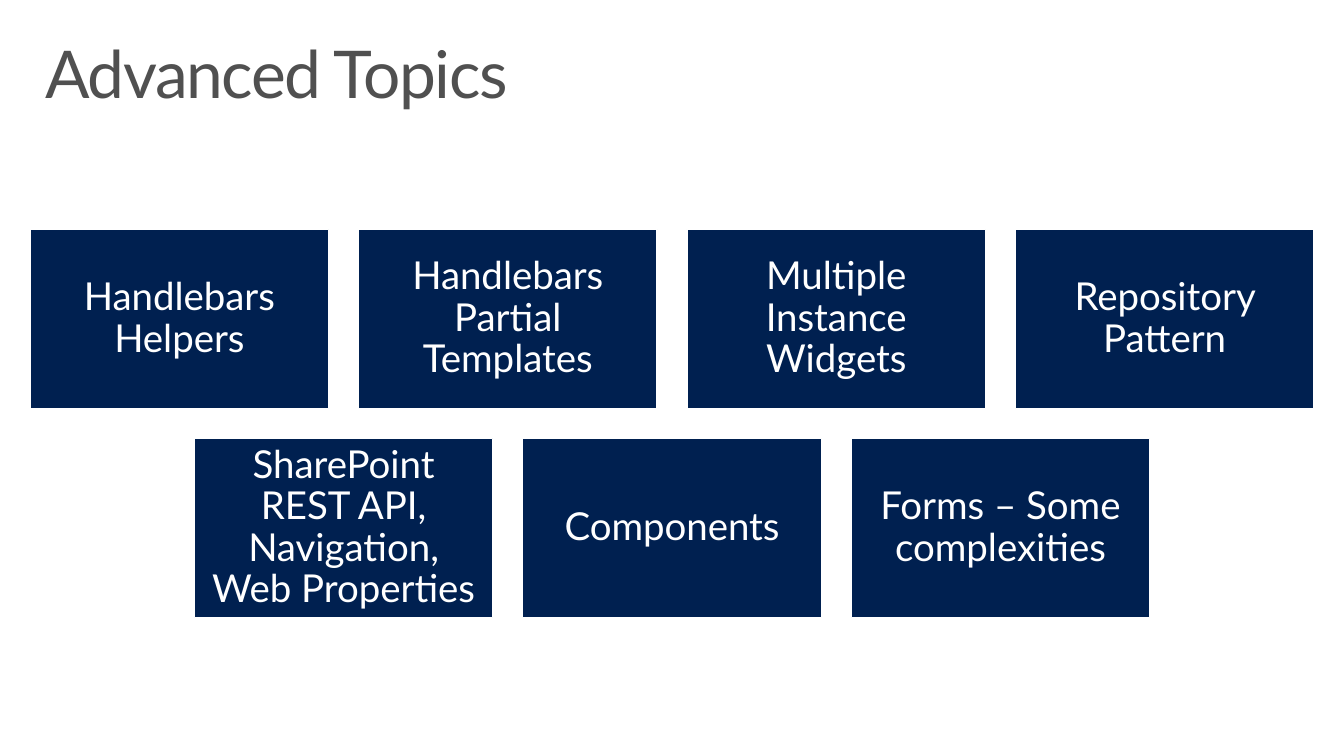
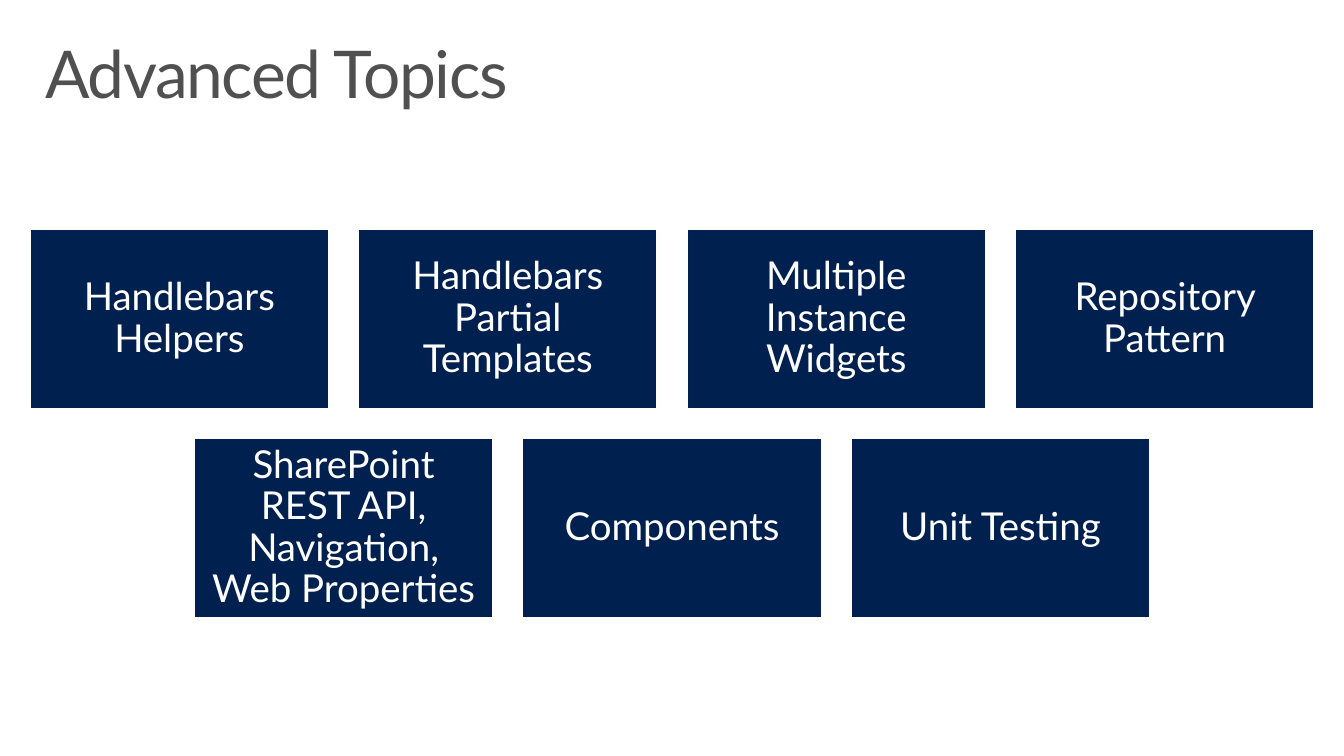
Before and after one commit to dhruvb14/SPFramework, a slide deck: slide 28 of Introduction.pptx. Drawn at 1344x756 pixels with LibreOffice and Linux fonts; fonts in the diff are those of the drawing; background and template pictures are left out. Boxes give left, top, right and bottom in pixels: in the first picture for what was removed or moved away, otherwise in the second. Text is boxed around its words. In the diff, an @@ line names an element or a change of style, - is before the commit and + after.

```diff
--- a/Introduction.pptx
+++ b/Introduction.pptx
@@ text at box(900, 512, 1101, 547): text changed @@
-Forms – Some complexities
+Unit Testing
```
Also in this commit, not shown: 1 other slide changed, 1 slide added.
